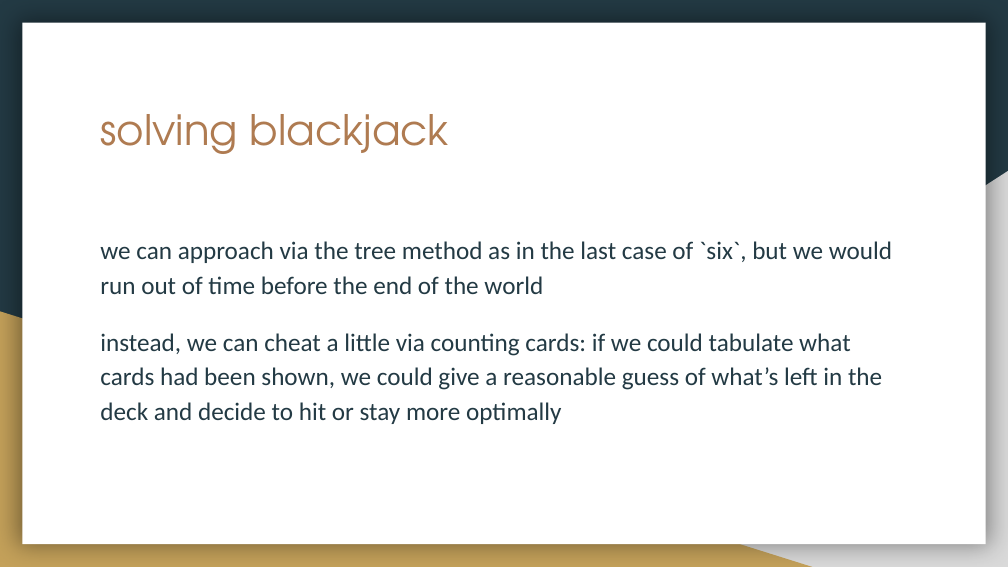
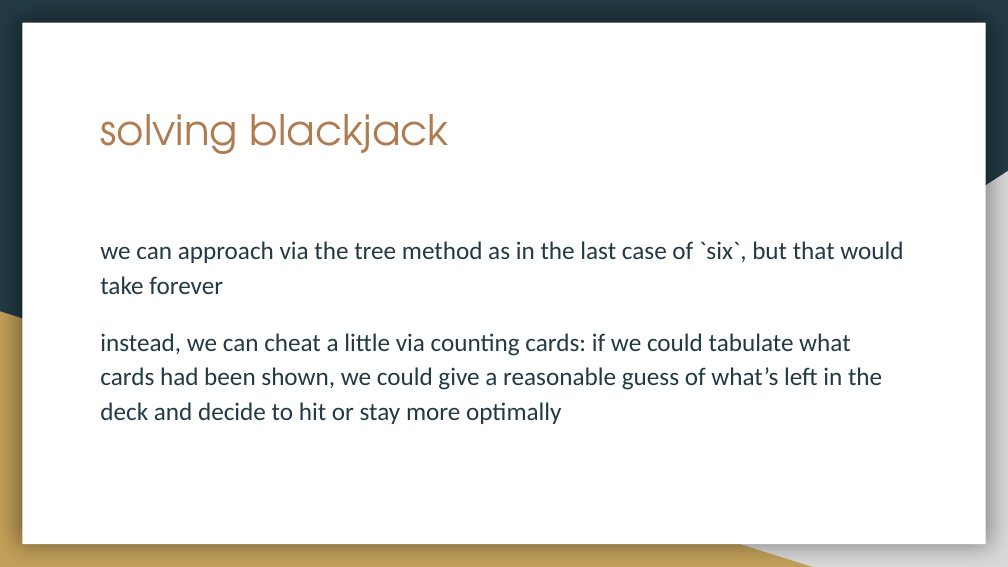
Before and after one commit to erickim/kellyCriterion, a slide deck: slide 13 of 110717-cx.pptx (slide 12 before the commit). Drawn at 1008x567 pixels with LibreOffice and Linux fonts; fonts in the diff are those of the drawing. Boxes give left, top, right and bottom in pixels: in the first picture for what was removed or moved away, otherwise in the second. Text is boxed around its words. In the diff, an @@ line names an element or a change of style, - is before the commit and + after.

```diff
--- a/110717-cx.pptx
+++ b/110717-cx.pptx
@@ text at bbox=[100, 241, 903, 294]: text changed @@
-we can approach via the tree method as in the last case of `six`, but we would run out of time before the end of the world
+we can approach via the tree method as in the last case of `six`, but that would take forever
```
Also in this commit, not shown: 7 other slides changed, 2 slides added.
